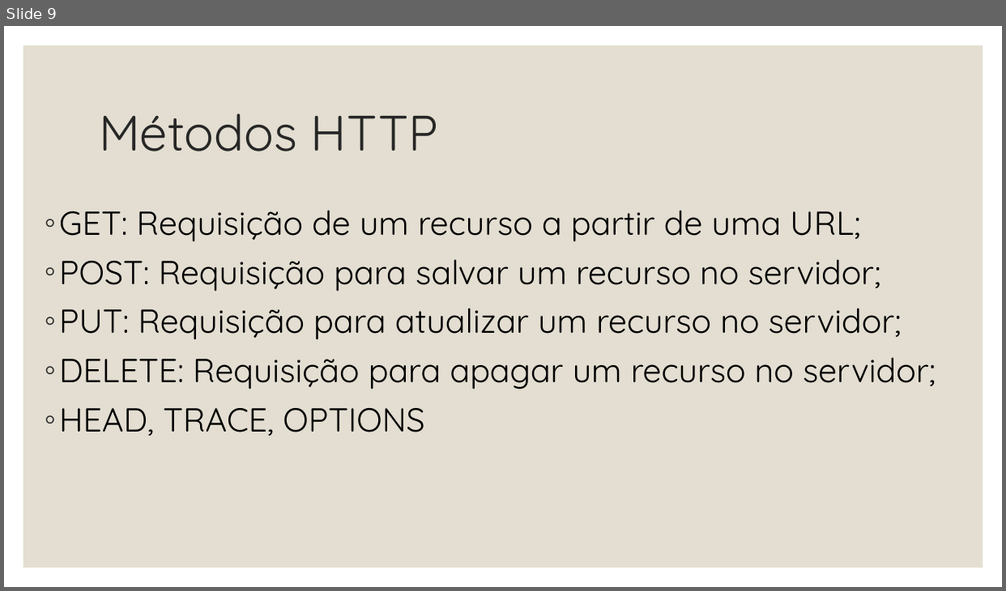
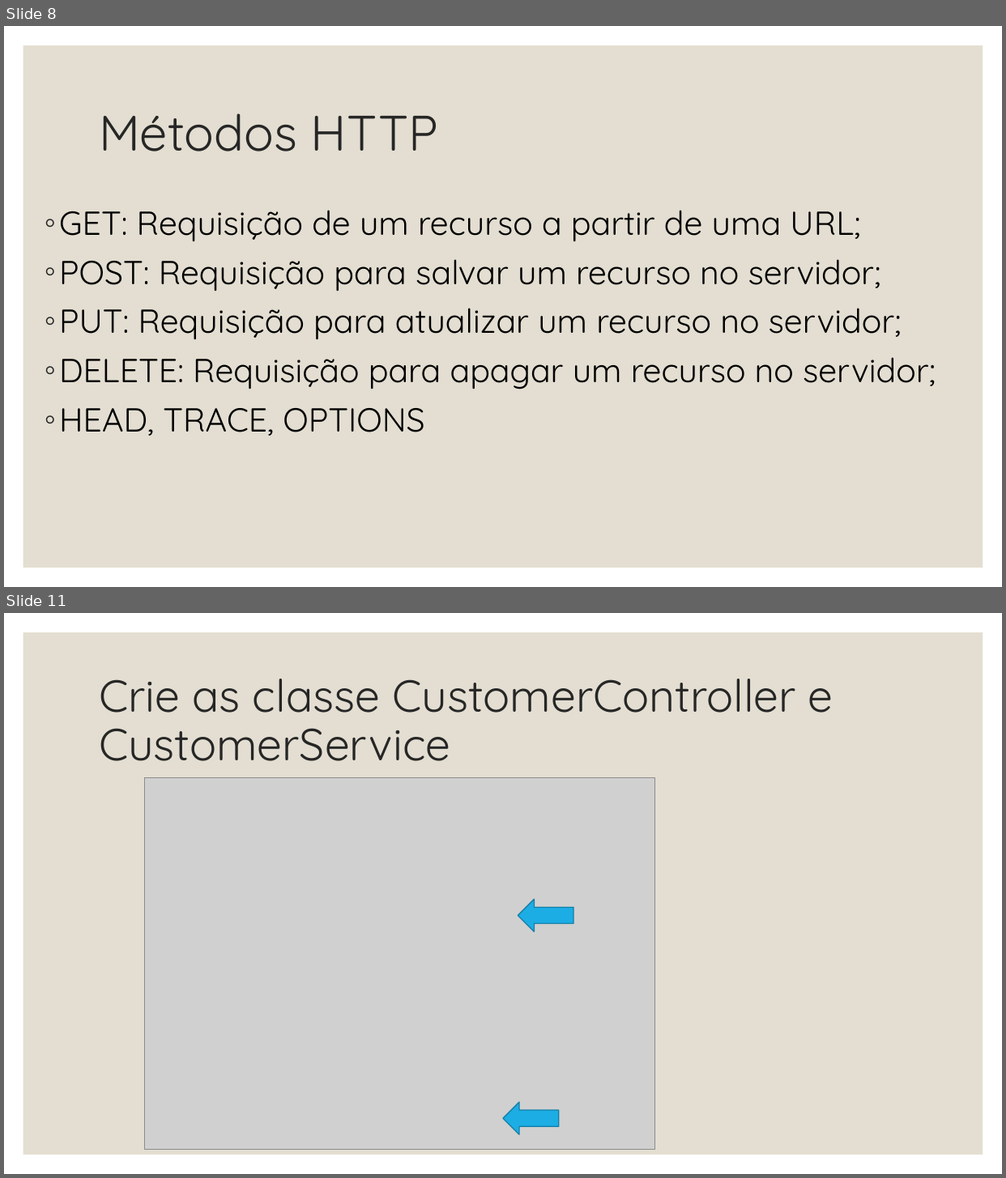
Before and after one commit to duarterafael/web-programming-classroom, a slide deck: classes/Aula 4-Arquitetura REST - Tipos de requests - Camada model e geração de banco de dados.pptx. Shown one above the other, each under a label of ours: slide 9 before the commit, slides 8 and 11 after it; the slides between them are not shown. The pictures are 1006x591 and 1006x1178 pixels, drawn with LibreOffice and Linux fonts; fonts in the diff are those of the drawing; grey boxes stand for pictures. Boxes give left, top, right and bottom in pixels: in the first picture for what was removed or moved away, otherwise in the second. Text is boxed around its words. In the diff, an @@ line names an element or a change of style, - is before the commit and + after.

```diff
--- a/classes/Aula 4-Arquitetura REST - Tipos de requests - Camada model e geração de banco de dados.pptx
+++ b/classes/Aula 4-Arquitetura REST - Tipos de requests - Camada model e geração de banco de dados.pptx
@@ slide 11 added at [4,613,1002,1174], background #FFFFFF; not listed: 1 template element that a slide beside it also shows @@
@@ title added at [99,679,833,761], 43.2 pt, text #262626 @@
+Crie as classe CustomerController e CustomerService
@@ picture added at [145,777,655,1149] @@
@@ right arrow added at [518,900,573,932], fill #1CADE4, outline #1580A9 1 pt @@
@@ right arrow added at [503,1102,559,1135], fill #1CADE4, outline #1580A9 1 pt @@
@@ what was slide 9 is now slide 8 @@
```
Also in this commit, not shown: 22 other slides added, 2 slides removed, 2 other files.
